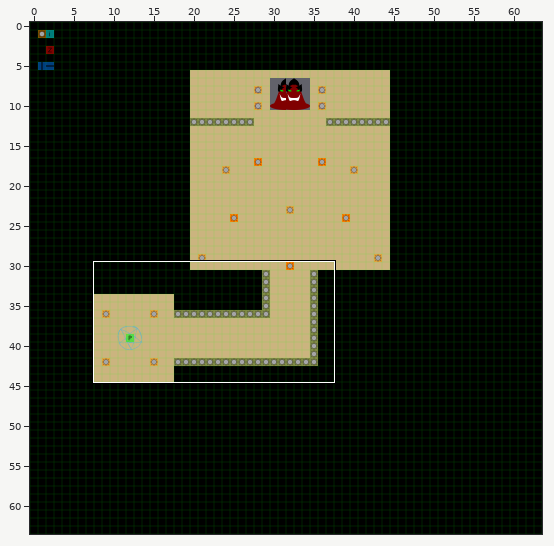
One commit to this Tiled map (JSON): assets/maps/boss.json. The first picture is a wide view before the edit; the outline marks the close-up.
Close-up. Before the edit:
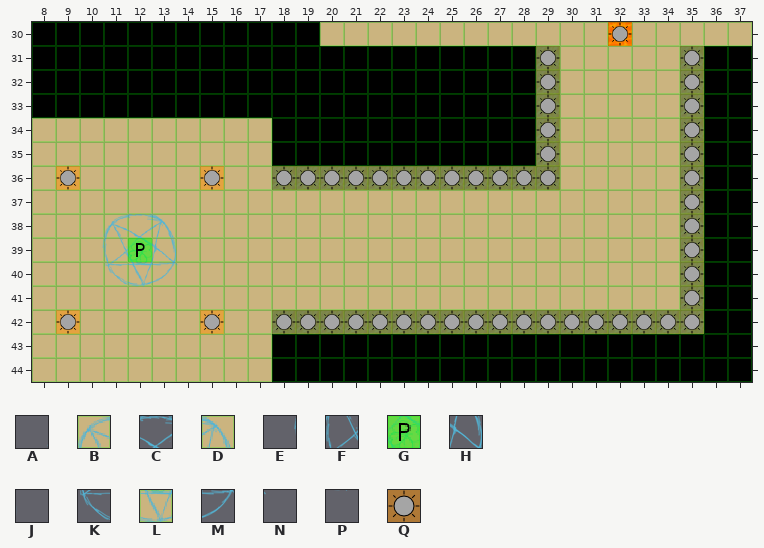
Cells are 32x32 px. Shown: x 8..37, y 30..44. The commit also changed other parts of the map, which this record leaves out.
Key: from "Spawn": A 5, B 6, C 7, D 8, E 10, F 11, G 12, H 13, J 14, K 16, L 17, M 18, N 19, P 22; from "items": Q 0.
_ is an empty cell.
Objects are placed by their top-left corner, in cells (3,4 is the top-left corner of cell 3,4); size is 1x1 cell unless given.
Layers that did not change in this view are not listed.
Layer "overlay" before, first column x 8:
30 ______________________________
31 ______________________________
32 ______________________________
33 ______________________________
34 ______________________________
35 ______________________________
36 ______________________________
37 ______________________________
38 __ABCD________________________
39 __EFGHJ_______________________
40 ___KLMN_______________________
41 ____P_________________________
42 ______________________________
43 ______________________________
44 ______________________________
Once edited:
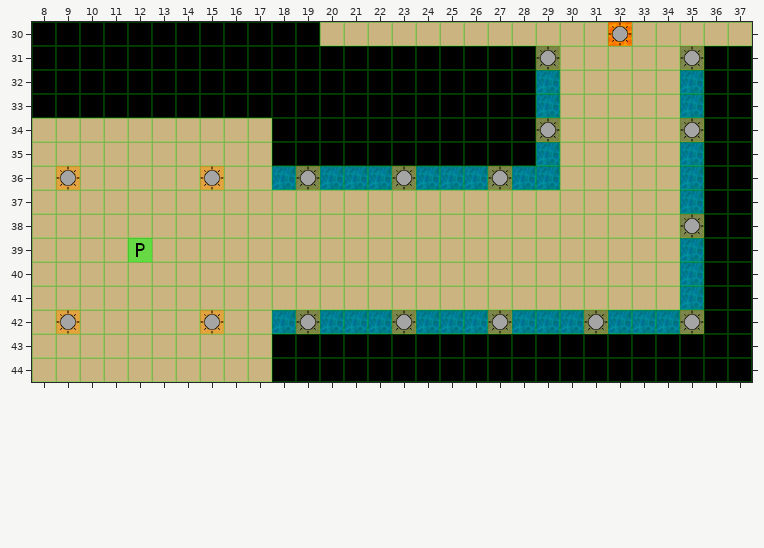
See-through tiles are keyed as they look on the map.
The exact change:
Changed rows in their new state; . is an unchanged cell.
Layer "overlay":
first column x 10:
38 .___
39 ____
40 .___
Layer "lights":
removed: Q "LightAqua" at 29,32
removed: Q "LightAqua" at 35,32
removed: Q "LightAqua" at 29,33
removed: Q "LightAqua" at 35,33
removed: Q "LightAqua" at 29,35
removed: Q "LightAqua" at 35,35
removed: Q "LightAqua" at 20,36
removed: Q "LightAqua" at 18,36
removed: Q "LightAqua" at 28,36
removed: Q "LightAqua" at 26,36
removed: Q "LightAqua" at 29,36
removed: Q "LightAqua" at 21,36
removed: Q "LightAqua" at 22,36
removed: Q "LightAqua" at 24,36
removed: Q "LightAqua" at 25,36
removed: Q "LightAqua" at 35,36
removed: Q "LightAqua" at 35,37
removed: Q "LightAqua" at 35,39
removed: Q "LightAqua" at 35,40
removed: Q "LightAqua" at 35,41
removed: Q "LightAqua" at 20,42
removed: Q "LightAqua" at 18,42
removed: Q "LightAqua" at 29,42
removed: Q "LightAqua" at 30,42
removed: Q "LightAqua" at 32,42
removed: Q "LightAqua" at 33,42
removed: Q "LightAqua" at 34,42
removed: Q "LightAqua" at 25,42
removed: Q "LightAqua" at 24,42
removed: Q "LightAqua" at 22,42
removed: Q "LightAqua" at 21,42
removed: Q "LightAqua" at 26,42
removed: Q "LightAqua" at 28,42
